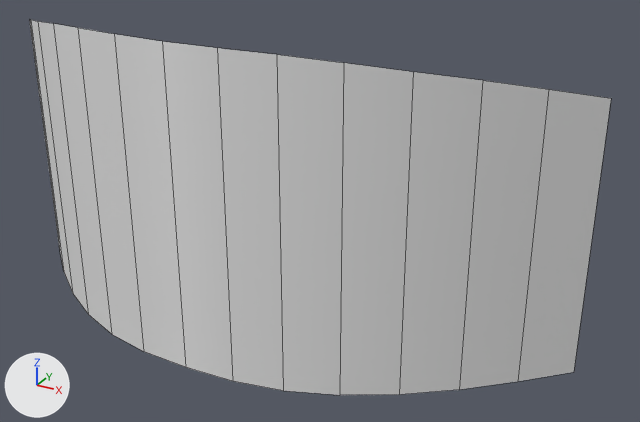
Renders of the FBX model Assets/Art/Models/Environment/Modular/Walls/GlassWall.fbx from each side of a commit.
One viewpoint serves both versions: a 50 mm lens placed at (53.6, -132.5, 55.8), pointed at (9.4, -52.2, 15.7). Arrows for +X, +Y and +Z are at lower left; the lights stay in place. The older version comes first. Mesh edges are drawn as thin lines. Materials are left out; every surface is plain grey. Where no turn or scale is listed for an object, it has been applied to the vertices.

The older version as bpy lines, for what is in view:
```python
me_scene_012 = bpy.data.meshes.new('Scene.012')
me_scene_012.from_pydata(...)  # 30 vertices, 14 faces; spans x -38.3..38.3, y -66.2..-46.3, z 0.0..36.7
me_scene_012.materials.append(mat_glass)
# before: 8 (28.3, -55.5, 0.0) at pixel (459, 389), 9 (33.3, -51.1, 0.0) at pixel (517, 381), 10 (23.0, -59.5, 0.0) at pixel (399, 394), 11 (11.9, -64.8, 0.0) at pixel (283, 390), 12 (17.6, -62.6, 0.0) at pixel (339, 395)
# before: 13 (6.1, -65.9, 0.0) at pixel (232, 381), 14 (0.0, -66.2, 0.0) at pixel (185, 367), 15 (38.2, -46.3, 0.0) at pixel (573, 372), 23 (-28.3, -55.5, 0.0) at pixel (63, 271), 24 (-33.3, -51.1, 0.0) at pixel (59, 250)
# before: 25 (-23.0, -59.5, 0.0) at pixel (72, 293), 26 (-11.9, -64.8, 0.0) at pixel (111, 334), 27 (-17.6, -62.6, 0.0) at pixel (88, 314), 28 (-6.1, -65.9, 0.0) at pixel (143, 351), 29 (-38.2, -46.3, 0.0)
ob_glasswall = bpy.data.objects.new('GlassWall', me_scene_012)
ob_glasswall.location = (0.0, 0.0, 0.0)
```
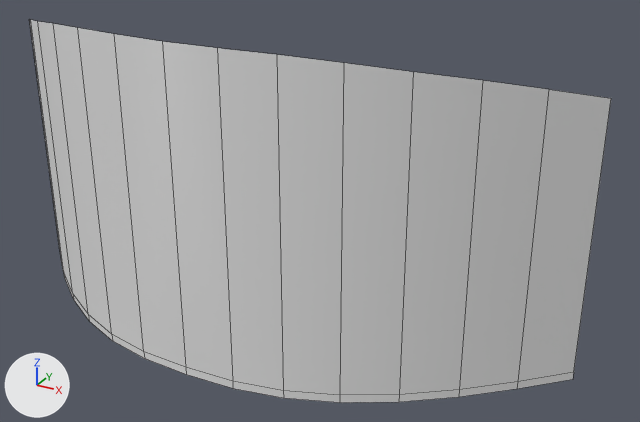
The newer file is also turned or shifted as a whole; pictures and numbers use the older file's frame.

Boxes [x1, y1, x2, y2] around the edits, measured in the pictures (640 x 422 px):
```json
{"object": "GlassWall", "change": "reshaped", "before": [30, 20, 611, 395], "after": [30, 20, 611, 403]}
{"part": 1, "of": "me_scene_012", "change": "added", "after": [60, 254, 574, 403]}
```

Edits to the scene script, one JSON object a line:
```json
{"block": "me_scene_012", "where": "# used by ob_glasswall; location = (0.0, 0.0, 0.0)"}
{"block": "me_scene_012", "where": "# verts and faces of me_scene_012; kept vertices keep their numbers, new ones are numbered from 30"}
{"op": "remove", "block": "me_scene_012", "code": "me_scene_012.from_pydata(...)  # 30 vertices, 14 faces; spans x -38.3..38.3, y -66.2..-46.3, z 0.0..36.7"}
{"op": "add", "block": "me_scene_012", "code": "me_scene_012.from_pydata(...)  # 45 vertices, 28 faces; spans x -38.3..38.3, y -66.2..-46.3, z -0.9..36.7"}
{"block": "me_scene_012", "change": "me_scene_012 part 1"}
{"op": "add", "block": "me_scene_012", "code": "for new, old in zip([*range(30, 45)], [*range(8, 16), *range(23, 30)]): verts[new] = verts[old] + (0.0, 0.0, -0.9)"}
{"op": "add", "block": "me_scene_012", "code": "faces += [(26, 41, 42, 27), (8, 9, 31, 30), (13, 35, 36, 14), (14, 36, 43, 28), (23, 38, 39, 24), (11, 12, 34, 33)]"}
{"op": "add", "block": "me_scene_012", "code": "faces += [(25, 27, 42, 40), (8, 30, 32, 10), (26, 28, 43, 41), (24, 39, 44, 29), (9, 15, 37, 31), (11, 33, 35, 13)]"}
{"op": "add", "block": "me_scene_012", "code": "faces += [(23, 25, 40, 38), (10, 32, 34, 12)]"}
```
